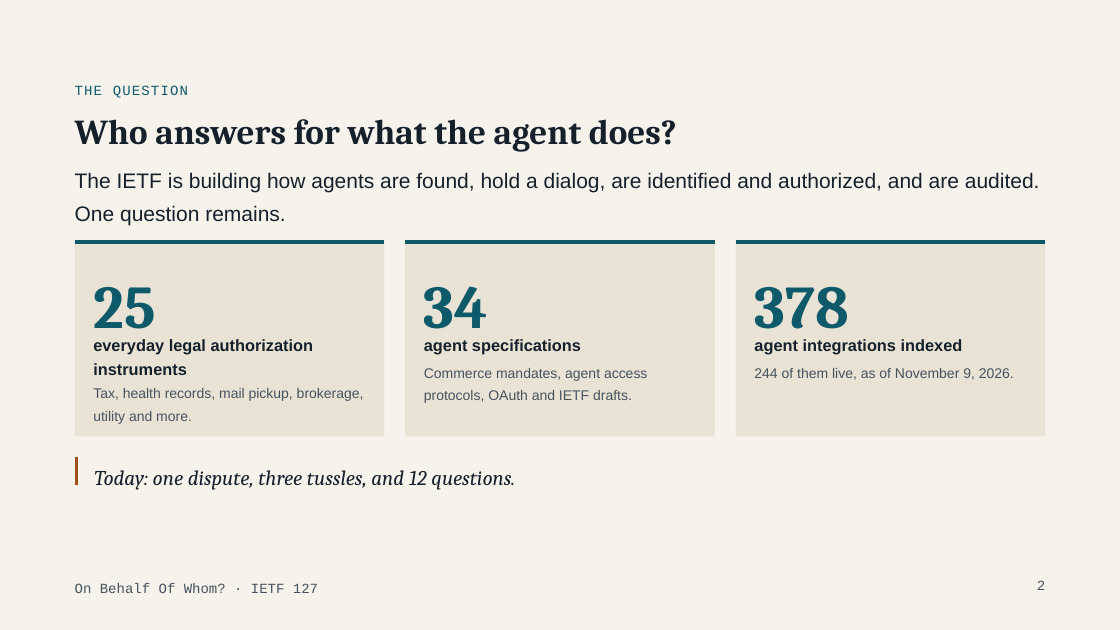
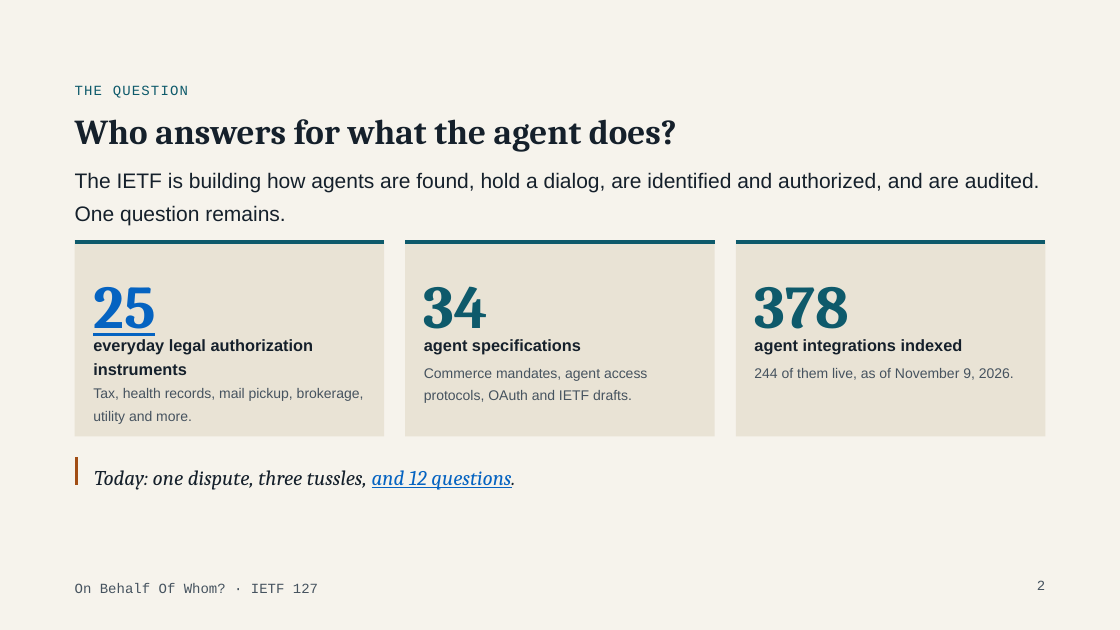
Before and after one commit to dazzaji/agent4whom, a slide deck: slide 2 of slides/IETF-Talk-V-0-6.pptx. Drawn at 1120x630 pixels with LibreOffice and Linux fonts; fonts in the diff are those of the drawing. Boxes give left, top, right and bottom in pixels: in the first picture for what was removed or moved away, otherwise in the second. Text is boxed around its words. In the diff, an @@ line names an element or a change of style, - is before the commit and + after.

```diff
--- a/slides/IETF-Talk-V-0-6.pptx
+++ b/slides/IETF-Talk-V-0-6.pptx
@@ text "25" at <box>93,287,155,341</box>: text colour #0E5A6B to #0563C1, underline on @@
@@ text "Today: one dispute, three tussles, ..." at <box>94,470,515,490</box>: text colour #15202B to #0563C1, underline on in "and 12 questions." @@
```
Also in this commit, not shown: 3 other slides changed, 3 other files.
